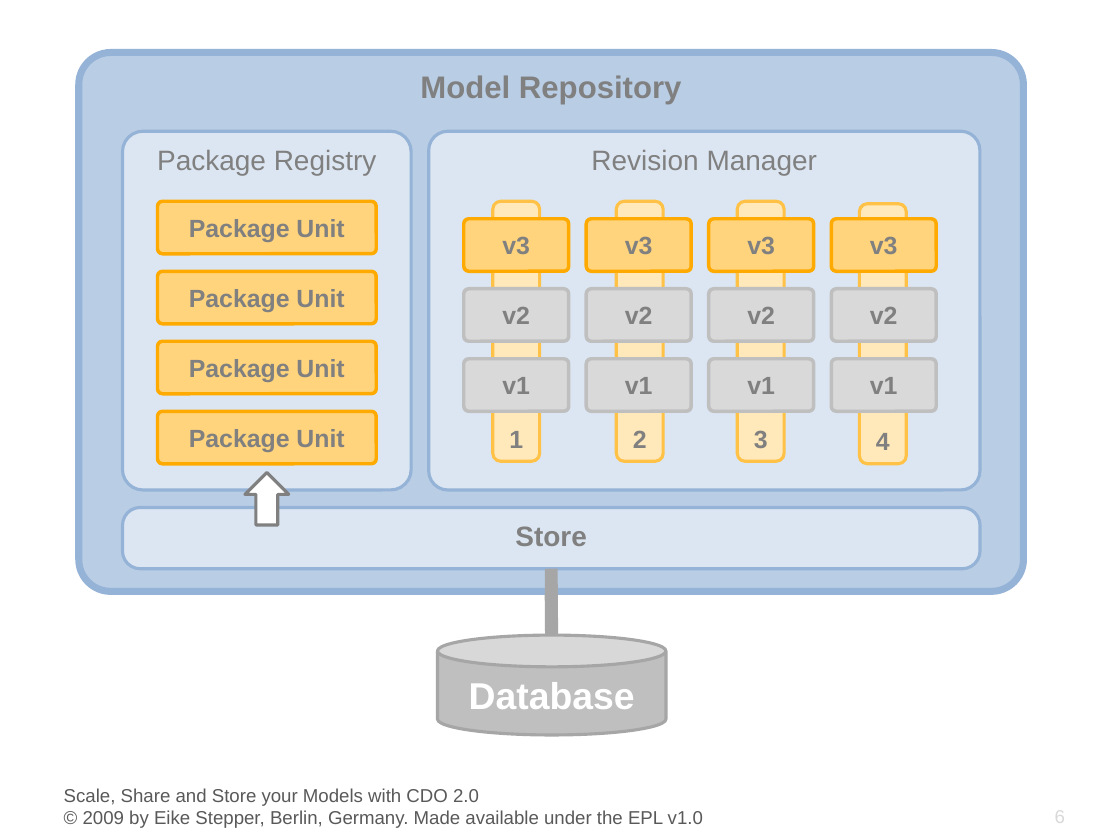
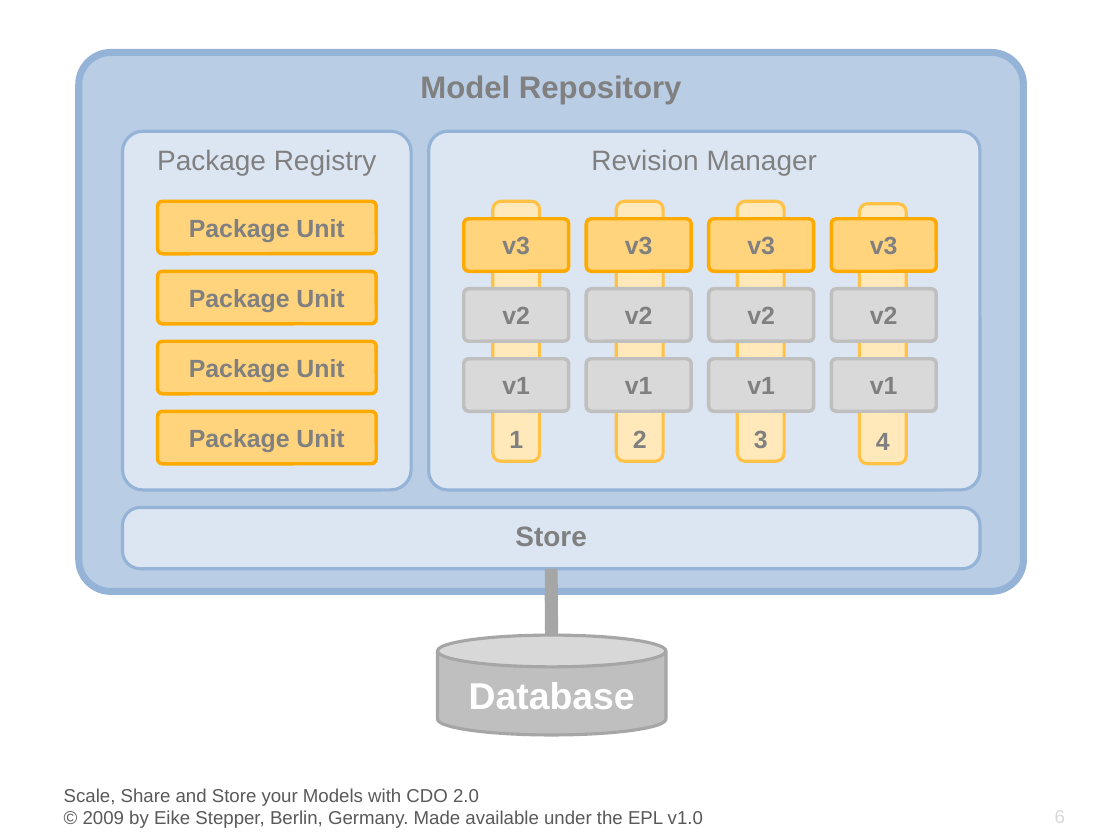
Before and after one commit to eclipse-cdo/cdo.www, a slide deck: slide 6 of documentation/presentations/EclipseCon_2009/CDO_EclipseCon_2009.pptx. Drawn at 1120x840 pixels with LibreOffice and Linux fonts; fonts in the diff are those of the drawing; background and template pictures are left out. Boxes give left, top, right and bottom in pixels: in the first picture for what was removed or moved away, otherwise in the second. Text is boxed around its words. In the diff, an @@ line names an element or a change of style, - is before the commit and + after.

```diff
--- a/documentation/presentations/EclipseCon_2009/CDO_EclipseCon_2009.pptx
+++ b/documentation/presentations/EclipseCon_2009/CDO_EclipseCon_2009.pptx
@@ up arrow removed at (x1=245, y1=473, x2=289, y2=525) @@
```
Also in this commit, not shown: 6 other slides changed.
